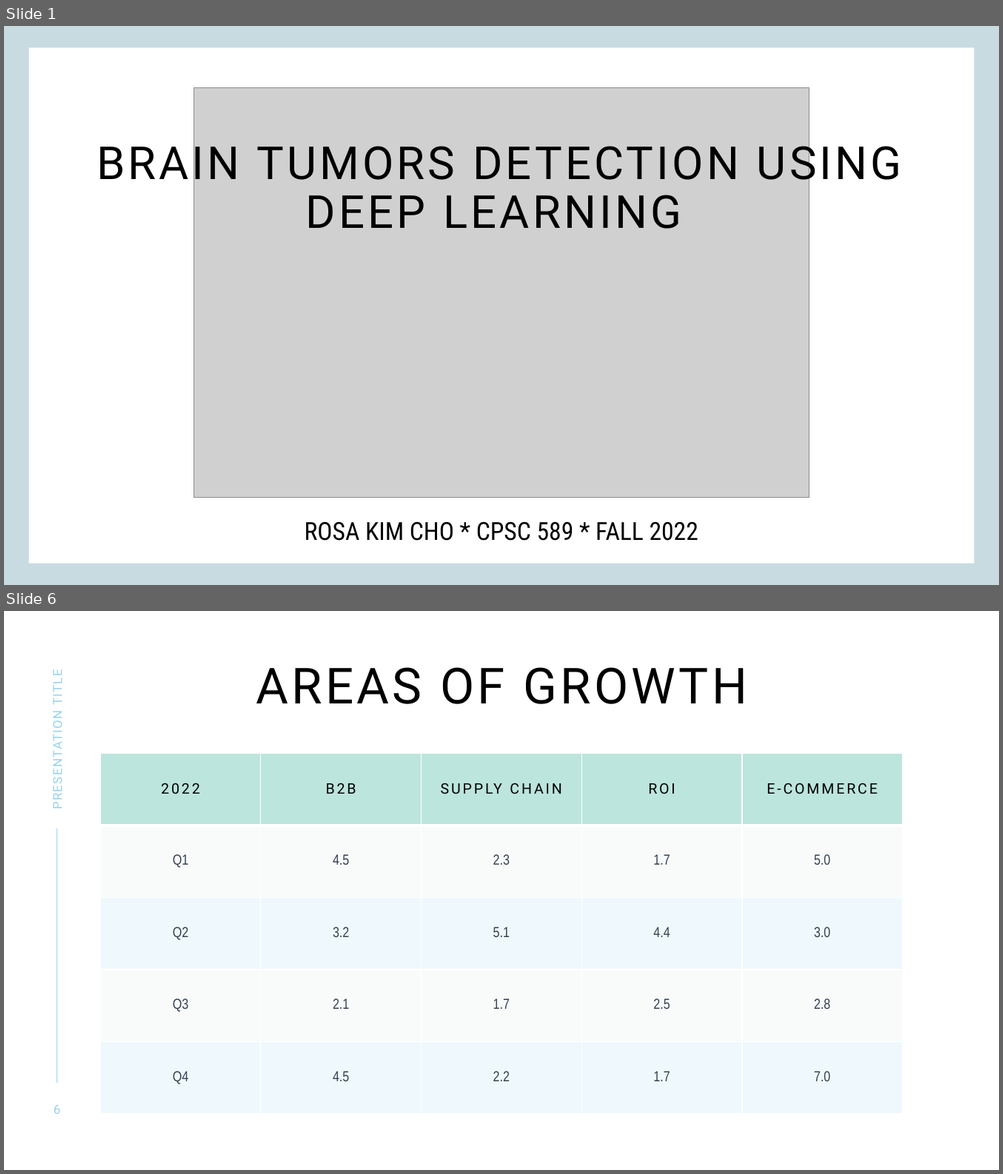
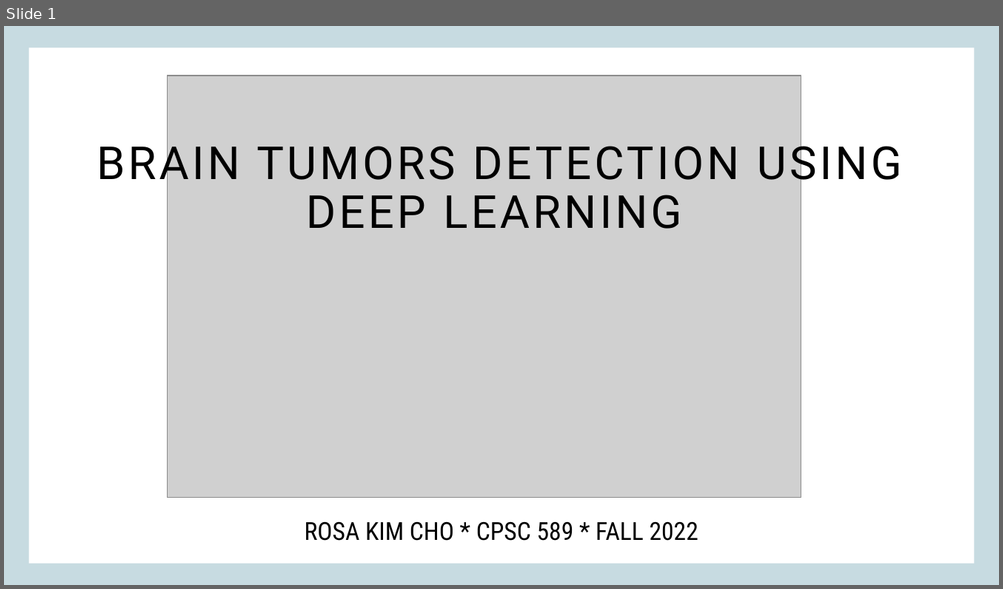
Before and after one commit to rkcho317/projcerebro, a slide deck: Presentation2.pptx. Shown one above the other, each under a label of ours: slides 1 and 6 before the commit, slide 1 after it; the slides between them are not shown. The pictures are 1003x1174 and 1003x589 pixels, drawn with LibreOffice and Linux fonts; fonts in the diff are those of the drawing; grey boxes stand for pictures. Boxes give left, top, right and bottom in pixels: in the first picture for what was removed or moved away, otherwise in the second. Text is boxed around its words. In the diff, an @@ line names an element or a change of style, - is before the commit and + after.

```diff
--- a/Presentation2.pptx
+++ b/Presentation2.pptx
@@ slide 6 removed at (4,611,999,1170), background #FFFFFF @@
@@ text removed at (49,672,65,806) @@
-PRESENTATION TITLE
@@ title removed at (256,667,747,704) @@
-AREAS OF GROWTH
@@ table removed at (100,754,902,1115), 5 rows, 5 columns @@
-2022 | B2B | SUPPLY CHAIN | ROI | E-COMMERCE
-Q1 | 4.5 | 2.3 | 1.7 | 5.0
-Q2 | 3.2 | 5.1 | 4.4 | 3.0
-Q3 | 2.1 | 1.7 | 2.5 | 2.8
-Q4 | 4.5 | 2.2 | 1.7 | 7.0
@@ line removed from (57, 829) to (57, 1083) @@
@@ page number removed at (54,1105,60,1114) @@
-6
@@ slide 1 changed as well @@
@@ picture: place and size @@
-picture at (193,88,809,498)
+picture at (168,76,801,497)
```
Also in this commit, not shown: 1 other slide changed, 5 slides added, 10 other slides removed, 8 other files.
